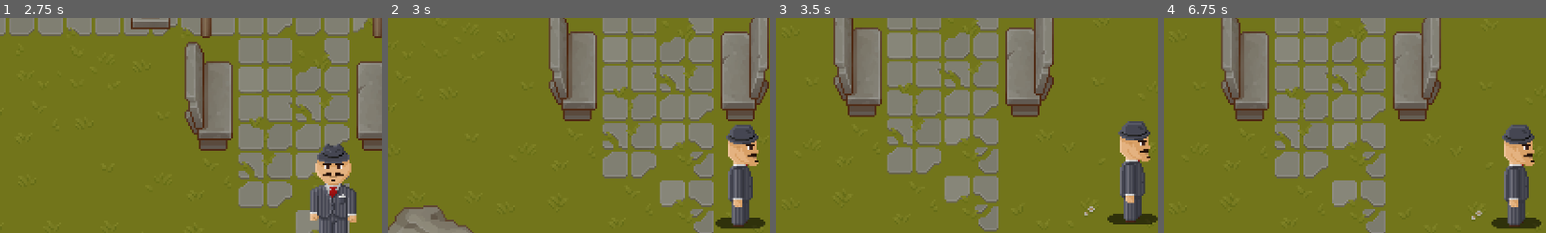
Above: before the commit, frames 1-4 (left to right).
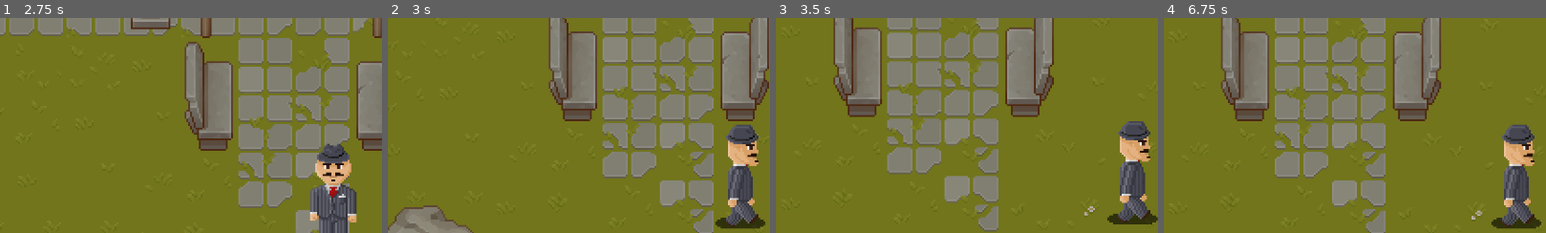
Above: after the commit, the same moments.

Repository: Goldstar32/TMMGame
Game: Godot game, scene res://Scenes/Menus/main_menu.tscn
Two runs of this game, one before a commit and one after it. Both use one fixed random seed, a clock stepped at 60 frames per second and the inputs below.
Inputs:
- Up to frame 1 (2.75 s): click "Start Game" at 0.5 s; hold D (right) 1.28-2.03 s; hold S (down) from 2.03 s (still down)
- Up to frame 2 (3 s): release S (down) at 2.78 s; hold D (right) from 2.78 s (still down)
- Up to frame 3 (3.5 s): keep holding D (right)
- Up to frame 4 (6.75 s): release D (right) at 3.53 s; hold W (up) 3.53-4.28 s; hold A (left) 4.28-5.78 s; tap Enter at 5.75 s; hold S (down) 5.78-6.53 s; hold D (right) from 6.53 s (still down)
The pictures show only the part of the screen within x 6-56%, y 15-65%; the shares and areas given below are measured in that part.

Frame 1 is identical in both runs. In frame 2, 0.7% of the frame differs, in the area x 88-97%, y 69-97%; in frame 3, 0.7%, in the area x 89-98%, y 67-95%; in frame 4, 0.7%.

Commit message:
Added walk frame

Diff:
--- a/Scenes/Testing/player.tscn
+++ b/Scenes/Testing/player.tscn
@@ -34,6 +34,38 @@
 "values": [Vector2i(0, 0)]
 }
 
+[sub_resource type="Animation" id="Animation_ywxbu"]
+resource_name = "idle_left"
+length = 0.1
+tracks/0/type = "value"
+tracks/0/imported = false
+tracks/0/enabled = true
+tracks/0/path = NodePath("Sprite2D:frame_coords")
+tracks/0/interp = 1
+tracks/0/loop_wrap = true
+tracks/0/keys = {
+"times": PackedFloat32Array(0),
+"transitions": PackedFloat32Array(1),
+"update": 1,
+"values": [Vector2i(0, 3)]
+}
+
+[sub_resource type="Animation" id="Animation_4w3mo"]
+resource_name = "idle_right"
+length = 0.1
+tracks/0/type = "value"
+tracks/0/imported = false
+tracks/0/enabled = true
+tracks/0/path = NodePath("Sprite2D:frame_coords")
+tracks/0/interp = 1
+tracks/0/loop_wrap = true
+tracks/0/keys = {
+"times": PackedFloat32Array(0),
+"transitions": PackedFloat32Array(1),
+"update": 1,
+"values": [Vector2i(0, 2)]
+}
+
 [sub_resource type="Animation" id="Animation_b6uwf"]
 resource_name = "idle_up"
 length = 0.1
@@ -67,6 +99,39 @@
 "values": [Vector2i(1, 0), Vector2i(2, 0), Vector2i(3, 0), Vector2i(4, 0), Vector2i(5, 0), Vector2i(6, 0), Vector2i(7, 0)]
 }
 
+[sub_resource type="Animation" id="Animation_0u518"]
+resource_name = "walk_left"
+length = 0.7
+tracks/0/type = "value"
+tracks/0/imported = false
+tracks/0/enabled = true
+tracks/0/path = NodePath("Sprite2D:frame_coords")
+tracks/0/interp = 1
+tracks/0/loop_wrap = true
+tracks/0/keys = {
+"times": PackedFloat32Array(0),
+"transitions": PackedFloat32Array(1),
+"update": 1,
+"values": [Vector2i(0, 3)]
+}
+
+[sub_resource type="Animation" id="Animation_ogdj3"]
+resource_name = "walk_right"
+length = 0.7
+loop_mode = 1
+tracks/0/type = "value"
+tracks/0/imported = false
+tracks/0/enabled = true
+tracks/0/path = NodePath("Sprite2D:frame_coords")
+tracks/0/interp = 1
+tracks/0/loop_wrap = true
+tracks/0/keys = {
+"times": PackedFloat32Array(0, 0.1),
+"transitions": PackedFloat32Array(1, 1),
+"update": 1,
+"values": [Vector2i(0, 2), Vector2i(1, 2)]
+}
+
 [sub_resource type="Animation" id="Animation_ftpnl"]
 resource_name = "walk_up"
 length = 0.7
@@ -82,71 +147,6 @@
 "transitions": PackedFloat32Array(1, 1, 1, 1, 1, 1, 1),
 "update": 1,
 "values": [Vector2i(0, 1), Vector2i(2, 1), Vector2i(3, 1), Vector2i(4, 1), Vector2i(5, 1), Vector2i(6, 1), Vector2i(7, 1)]
-}
-
-[sub_resource type="Animation" id="Animation_4w3mo"]
-resource_name = "idle_right"
-length = 0.1
-tracks/0/type = "value"
-tracks/0/imported = false
-tracks/0/enabled = true
-tracks/0/path = NodePath("Sprite2D:frame_coords")
-tracks/0/interp = 1
-tracks/0/loop_wrap = true
-tracks/0/keys = {
-"times": PackedFloat32Array(0),
-"transitions": PackedFloat32Array(1),
-"update": 1,
-"values": [Vector2i(0, 2)]
-}
-
-[sub_resource type="Animation" id="Animation_ogdj3"]
-resource_name = "walk_right"
-length = 0.7
-loop_mode = 1
-tracks/0/type = "value"
-tracks/0/imported = false
-tracks/0/enabled = true
-tracks/0/path = NodePath("Sprite2D:frame_coords")
-tracks/0/interp = 1
-tracks/0/loop_wrap = true
-tracks/0/keys = {
-"times": PackedFloat32Array(0),
-"transitions": PackedFloat32Array(1),
-"update": 1,
-"values": [Vector2i(0, 2)]
-}
-
-[sub_resource type="Animation" id="Animation_ywxbu"]
-resource_name = "idle_left"
-length = 0.1
-tracks/0/type = "value"
-tracks/0/imported = false
-tracks/0/enabled = true
-tracks/0/path = NodePath("Sprite2D:frame_coords")
-tracks/0/interp = 1
-tracks/0/loop_wrap = true
-tracks/0/keys = {
-"times": PackedFloat32Array(0),
-"transitions": PackedFloat32Array(1),
-"update": 1,
-"values": [Vector2i(0, 3)]
-}
-
-[sub_resource type="Animation" id="Animation_0u518"]
-resource_name = "walk_left"
-length = 0.7
-tracks/0/type = "value"
-tracks/0/imported = false
-tracks/0/enabled = true
-tracks/0/path = NodePath("Sprite2D:frame_coords")
-tracks/0/interp = 1
-tracks/0/loop_wrap = true
-tracks/0/keys = {
-"times": PackedFloat32Array(0),
-"transitions": PackedFloat32Array(1),
-"update": 1,
-"values": [Vector2i(0, 3)]
 }
 
 [sub_resource type="AnimationLibrary" id="AnimationLibrary_fh44g"]
Binary file changed: Assets/sprites/character-sprites/mafioso.png
